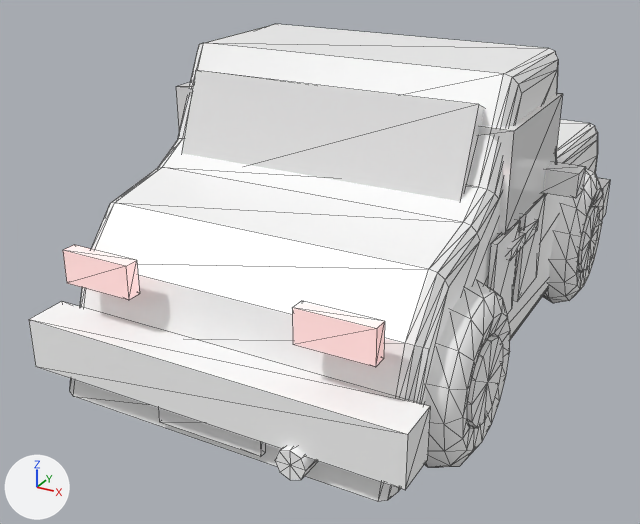
Before and after pictures for a commit that changed the glTF model public/assets/models/vehicles/tiba.glb.
Rendered twice from a 50 mm lens placed at (111.0, -236.0, 136.0), pointed at (-10.0, -16.0, 26.0). Lighting does not change. The marker at lower left points along +X, +Y and +Z. The older version comes first. Mesh edges are drawn as thin lines. Vertices at exactly the same position are counted once.

In view in the first picture: 'body', 'bumper_rear', 'glass', 'lights_rear', 'plate', 'trim', 'wheel_fr', 'wheel_rr' and 1 more.
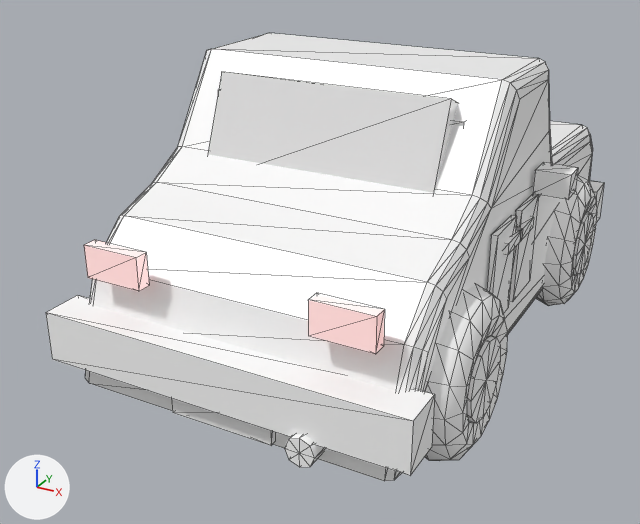
Pixel boxes [x1, y1, x2, y2] of what changed, in the pictures (640 x 524 px; the box of a moved part takes in the faces that stretch with it):
'body', reshaped (6% shorter): before [70, 24, 598, 502]; after [85, 33, 592, 481]
'bumper_rear', moved, rescaled: before [29, 302, 430, 490]; after [46, 295, 435, 476]
'glass', reshaped: before [176, 70, 563, 235]; after [208, 72, 464, 193]
'wheel_rr', moved: before [424, 281, 510, 467]; after [425, 284, 508, 461]
'lights_rear', reshaped (7% narrower, 7% shorter): before [63, 245, 385, 367]; after [84, 240, 385, 354]
'trim', reshaped: before [275, 162, 586, 480]; after [284, 163, 578, 467]
'wheel_fr', moved: before [543, 169, 604, 303]; after [536, 175, 597, 306]
part 1 of me_body, moved or reshaped: before [424, 72, 557, 405]; after [425, 81, 551, 392]
part 2 of me_glass, moved or reshaped (mostly hidden afterwards): before [176, 82, 563, 235]; after [218, 90, 464, 126]
part 3 of me_glass, moved or reshaped: before [182, 70, 484, 201]; after [208, 72, 458, 193]
part 4 of me_trim, moved or reshaped: before [275, 446, 318, 480]; after [284, 434, 326, 467]
part 5 of me_trim, moved or reshaped: before [512, 194, 545, 302]; after [509, 194, 539, 302]
part 6 of me_trim, moved or reshaped: before [487, 220, 520, 314]; after [487, 215, 517, 314]
part 7 of me_trim, moved or reshaped: before [519, 219, 538, 245]; after [516, 216, 534, 240]
part 8 of me_trim, moved or reshaped: before [506, 233, 525, 260]; after [504, 228, 522, 255]
part 9 of me_trim, moved or reshaped: before [543, 162, 586, 198]; after [533, 163, 578, 200]
part 11 of me_lights_rear, moved or reshaped: before [63, 245, 140, 300]; after [84, 240, 149, 291]
part 12 of me_lights_rear, moved or reshaped: before [292, 301, 385, 367]; after [308, 293, 385, 354]

The change, as a list of edits to the scene's bpy script:
```text
Change me_body:
    remove me_body.from_pydata(...)  # 112 vertices, 220 faces; spans x -49.0..49.0, y -90.0..91.0, z 7.0..91.0
    add me_body.from_pydata(...)  # 112 vertices, 220 faces; spans x -48.0..48.0, y -84.0..87.0, z 8.0..89.0
    me_body part 1: 112 of 112 vertices moved; they spanned x -49.0..49.0, y -90.0..91.0, z 7.0..91.0 and now span x -48.0..48.0, y -84.0..87.0, z 8.0..89.0; mean shift (0.0, -2.0, 0.0)
Change me_glass:
    remove me_glass.from_pydata(...)  # 24 vertices, 36 faces; spans x -50.8..50.8, y -43.9..28.9, z 50.3..84.9
    add me_glass.from_pydata(...)  # 24 vertices, 36 faces; spans x -37.2..37.2, y -41.7..23.7, z 51.3..85.0
    me_glass part 2: the loose piece of 8 vertices spanning x -50.8..50.8, y -30.0..15.0, z 52.0..79.0 is scaled about its middle by (0.734, 0.844, 0.963), then moved by (0.0, -1.5, 0.5)
    me_glass part 3: the loose piece of 8 vertices spanning x -42.0..42.0, y -43.9..-26.1, z 52.1..84.9 is scaled about its middle by (0.816, 0.975, 0.97), then moved by (0.0, 2.0, 0.5)
    other edits to the shape of me_glass do not show in these pictures
Change me_trim:
    remove me_trim.from_pydata(...)  # 106 vertices, 164 faces; spans x -60.0..60.0, y -96.0..88.0, z 11.0..60.0
    add me_trim.from_pydata(...)  # 106 vertices, 164 faces; spans x -59.0..59.0, y -91.0..84.0, z 11.0..60.0
    me_trim part 4: the loose piece of 18 vertices spanning x 22.0..30.0, y -96.0..-84.0, z 11.0..19.0 is moved by (-1.0, 5.0, 0.0)
    me_trim part 5: the loose piece of 8 vertices spanning x 50.0..51.0, y -13.0..6.0, z 26.0..52.0 is scaled about its middle by (1, 0.844, 1.04), then moved by (-1.0, -2.0, 0.0)
    me_trim part 6: the loose piece of 8 vertices spanning x 50.0..51.0, y -37.0..-18.0, z 26.0..52.0 is scaled about its middle by (1, 0.844, 1.04), then moved by (-1.0, 2.0, 0.0)
    me_trim part 7: the loose piece of 8 vertices spanning x 50.0..52.0, y -16.0..-4.0, z 44.0..48.0 is moved by (-1.0, -1.0, 1.0)
    me_trim part 8: the loose piece of 8 vertices spanning x 50.0..52.0, y -28.0..-16.0, z 44.0..48.0 is moved by (-1.0, 1.0, 1.0)
    me_trim part 9: the loose piece of 8 vertices spanning x 50.0..60.0, y 5.0..13.0, z 52.0..60.0 is moved by (-1.0, -5.0, 1.0)
    other edits to the shape of me_trim do not show in these pictures
Change me_bumper_rear:
    remove me_bumper_rear.from_pydata(...)  # 8 vertices, 12 faces; spans x -53.0..53.0, y -94.0..-82.0, z 17.0..31.0
    add me_bumper_rear.from_pydata(...)  # 8 vertices, 12 faces; spans x -52.0..52.0, y -89.0..-77.0, z 17.0..31.0
    me_bumper_rear part 10: the whole mesh is scaled about its middle by (0.981, 1, 1), then moved by (0.0, 5.0, 0.0)
Change me_lights_rear:
    remove me_lights_rear.from_pydata(...)  # 16 vertices, 24 faces; spans x -43.0..43.0, y -89.0..-85.0, z 41.5..50.5
    add me_lights_rear.from_pydata(...)  # 16 vertices, 24 faces; spans x -40.7..40.7, y -84.0..-80.0, z 41.5..50.5
    me_lights_rear part 11: the loose piece of 8 vertices spanning x -43.0..-23.0, y -89.0..-85.0, z 41.5..50.5 is scaled about its middle by (0.833, 1, 1), then moved by (0.7, 5.0, 0.0)
    me_lights_rear part 12: the loose piece of 8 vertices spanning x 23.0..43.0, y -89.0..-85.0, z 41.5..50.5 is scaled about its middle by (0.833, 1, 1), then moved by (-0.7, 5.0, 0.0)
Change ob_wheel_fr:
    ob_wheel_fr.location: (48.4, 53.8, 22.0) -> (47.4, 50.6, 21.0)
Change ob_wheel_rr:
    ob_wheel_rr.location: (48.4, -52.1, 22.0) -> (47.4, -49.8, 21.0)
```
